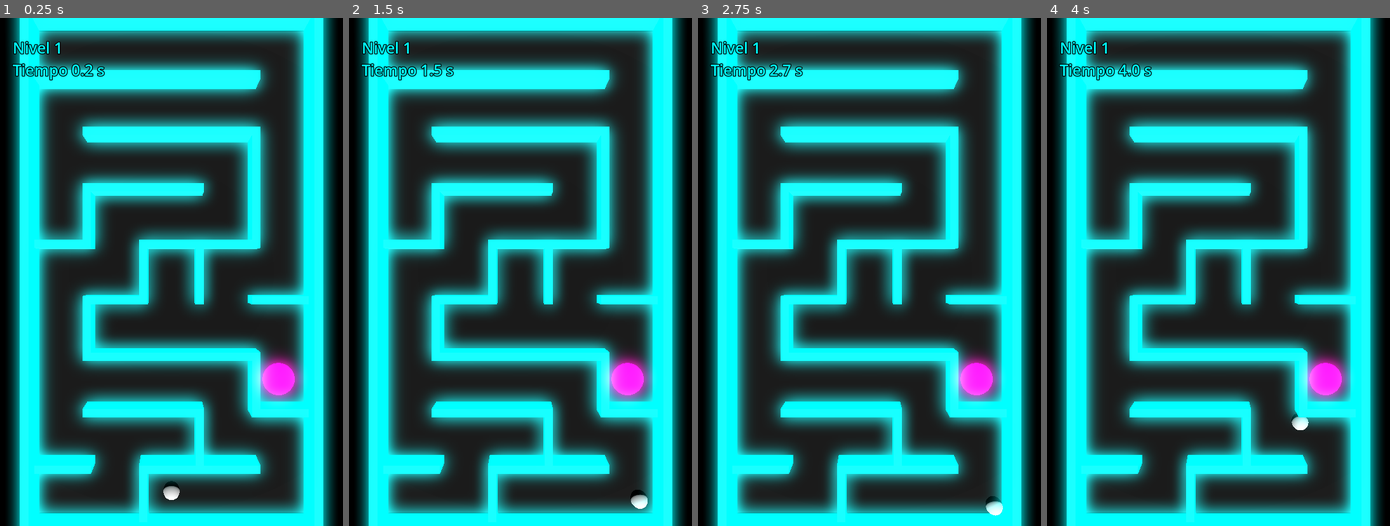
Above: before the commit, frames 1-4 (left to right).
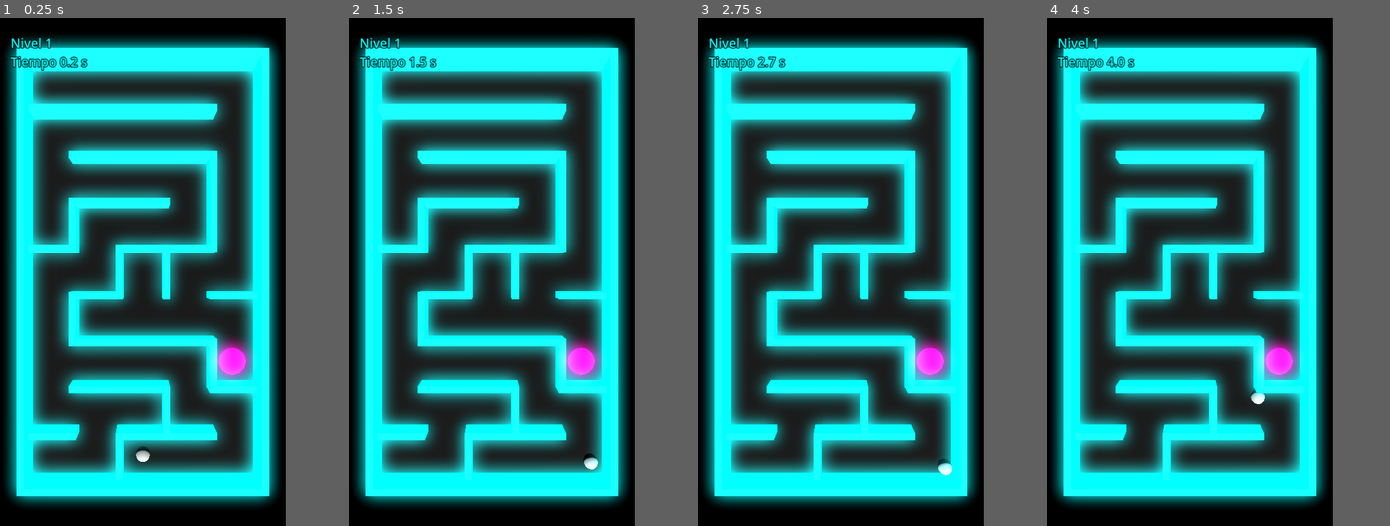
Above: after the commit, the same moments.

Repository: FranJBDev/Neon-Tower-Ball-Climb
Game: Godot game, scene res://scenes/labyrinth.tscn
Same seed, same stepped clock (60 frames per second), same inputs: the game is played once before the commit and once after it.
Inputs:
- Up to frame 1 (0.25 s): no input
- Up to frame 2 (1.5 s): tap Enter at 0.5 s; hold Right (ui_right) 0.53-1.28 s; hold Down (ui_down) from 1.28 s (still down)
- Up to frame 3 (2.75 s): release Down (ui_down) at 2.03 s; hold Right (ui_right) from 2.03 s (still down)
- Up to frame 4 (4 s): tap Space at 2.75 s; release Right (ui_right) at 2.78 s; hold Up (ui_up) 2.78-3.53 s; hold Left (ui_left) from 3.53 s (still down)
The window is 540x800 before the commit and 450x800 after it. Grey fills any space a smaller window leaves; there, only what the larger window draws over its background counts as a difference.

The runs differ from the first frame. In frame 1, 79% of the frame differs, in the area x 2-100%, y 0-100%; in frame 2, 79%; in frame 3, 79%; in frame 4, 79%.

Commit message:
Add: sound ball collision and vibration on cel

Diff:
--- a/project.godot
+++ b/project.godot
@@ -19,6 +19,8 @@
 
 window/size/viewport_width=1080
 window/size/viewport_height=1920
+window/stretch/mode="canvas_items"
+window/stretch/aspect="keep_width"
 window/handheld/orientation=1
 
 [physics]
--- a/scenes/ball.gd
+++ b/scenes/ball.gd
@@ -1,7 +1,24 @@
 extends RigidBody3D
 
 @export var fuerza := 25.0
+@export var zona_muerta := 0.08
 @export var velocidad_max := 6.0
+@export var umbral_impacto := 1.0  # golpes más suaves que esto no suenan
+@export var escala_impacto := 6.0  # velocidad que cuenta como golpe "fuerte"
+
+var inicio: Vector3
+var _vel_prev := Vector3.ZERO
+var _cooldown := 0.0
+var _sonido := AudioStreamPlayer.new()
+
+
+func _ready():
+	inicio = global_position
+	contact_monitor = true
+	max_contacts_reported = 4
+	_sonido.stream = _crear_sonido_choque()
+	add_child(_sonido)
+
 
 func _physics_process(_delta):
 	var entrada := Vector2.ZERO
@@ -9,8 +26,58 @@
 	if acel != Vector3.ZERO:
 		entrada = Vector2(acel.x, -acel.y) / 9.8
 	else:
-		# En el editor no hay acelerómetro: usa las flechas
 		entrada = Input.get_vector("ui_left", "ui_right", "ui_up", "ui_down")
+
+	entrada = entrada.limit_length(1.0)
+	if entrada.length() < zona_muerta:
+		entrada = Vector2.ZERO
+
 	apply_central_force(Vector3(entrada.x, 0, entrada.y) * fuerza)
+
 	if linear_velocity.length() > velocidad_max:
 		linear_velocity = linear_velocity.normalized() * velocidad_max
+
+	if global_position.y < -3.0:
+		global_position = inicio
+		linear_velocity = Vector3.ZERO
+		angular_velocity = Vector3.ZERO
+
+
+func _integrate_forces(state: PhysicsDirectBodyState3D):
+	_cooldown = maxf(0.0, _cooldown - state.step)
+	for i in state.get_contact_count():
+		var n := state.get_contact_local_normal(i)
+		if absf(n.y) > 0.5:
+			continue  # es el piso, no una pared
+		var impacto := -_vel_prev.dot(n)
+		if impacto > umbral_impacto and _cooldown <= 0.0:
+			_cooldown = 0.12
+			_golpe(impacto)
+	_vel_prev = state.linear_velocity
+
+
+func _golpe(impacto: float):
+	var f := clampf(impacto / escala_impacto, 0.2, 1.0)
+	_sonido.volume_db = linear_to_db(lerpf(0.6, 1.0, f))
+	_sonido.pitch_scale = randf_range(0.9, 1.1)
+	_sonido.play()
+	Input.vibrate_handheld(int(lerpf(20.0, 60.0, f)), f)
+
+
+func _crear_sonido_choque() -> AudioStreamWAV:
+	var tasa := 22050
+	var n := int(tasa * 0.09)
+	var datos := PackedByteArray()
+	datos.resize(n * 2)
+	for i in n:
+		var t := float(i) / tasa
+		var env := 1.0 - float(i) / n
+		env = env * env  # cae rápido: suena más a golpe
+		var v := (sin(TAU * 450.0 * t) * 0.7 + randf_range(-1.0, 1.0) * 0.3) * env
+		datos.encode_s16(i * 2, int(v * 32767 * 0.95))
+	var s := AudioStreamWAV.new()
+	s.format = AudioStreamWAV.FORMAT_16_BITS
+	s.mix_rate = tasa
+	s.stereo = false
+	s.data = datos
+	return s
Not shown, changed: export_presets.cfg
